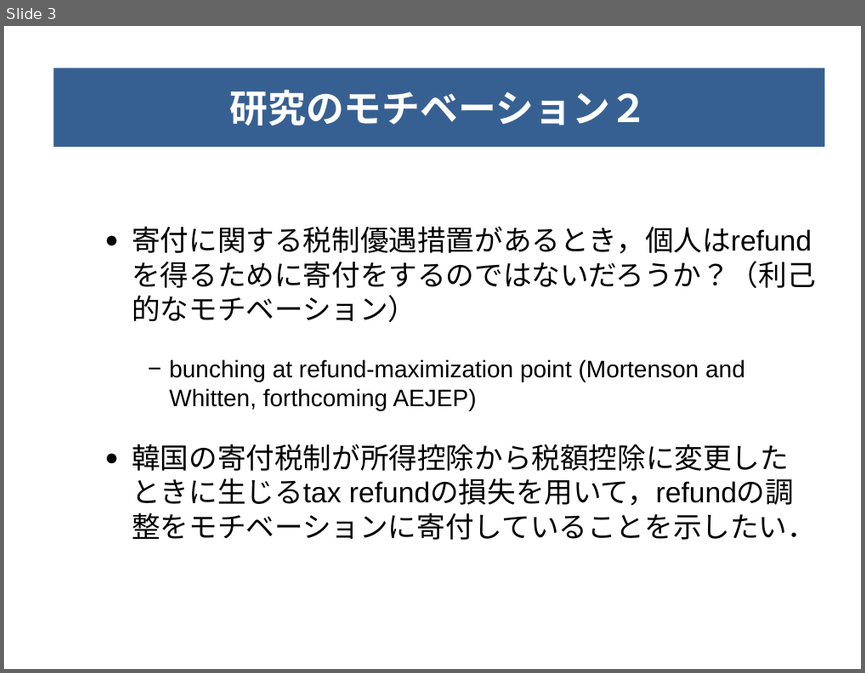
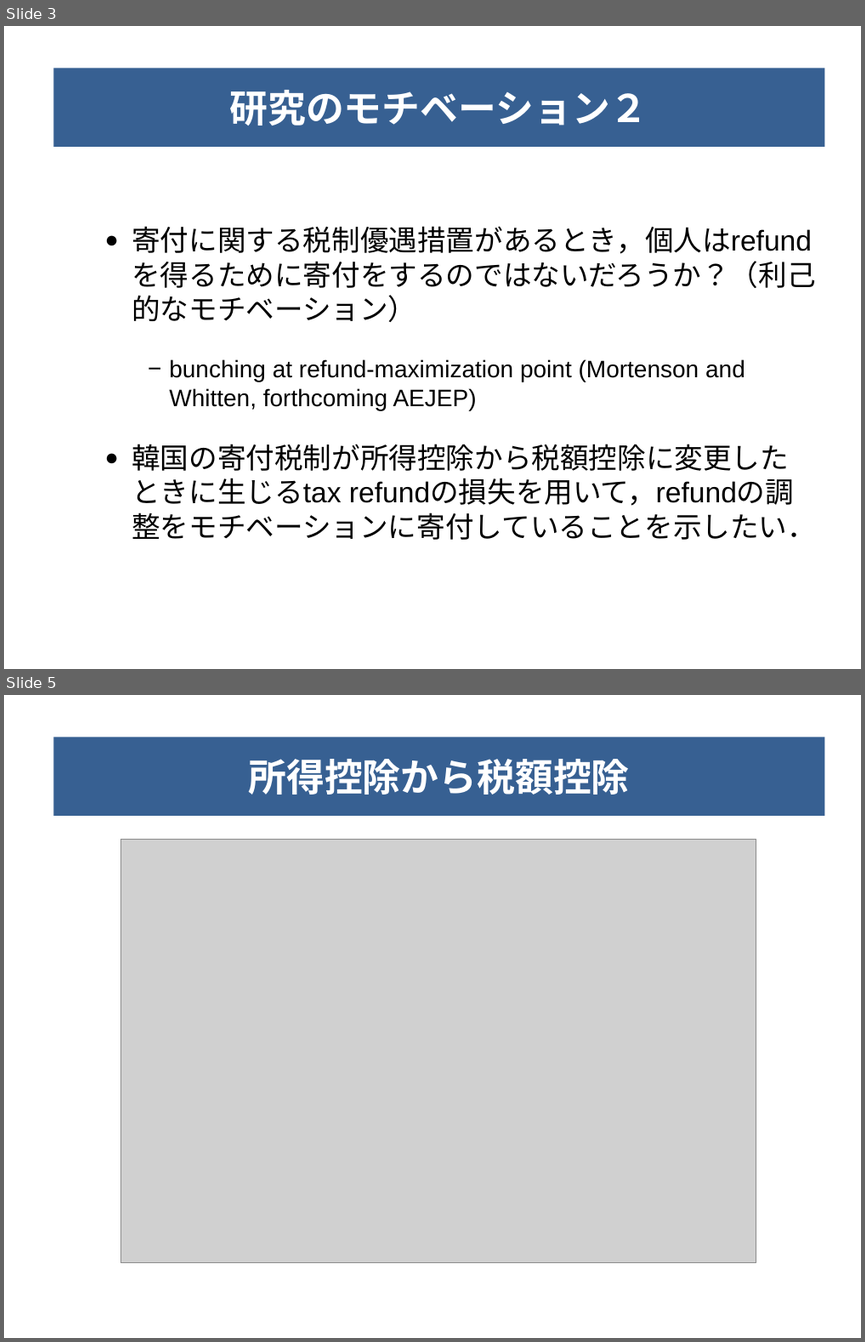
Before and after one commit to KatoPachi/NASTAB, a slide deck: report/200710Meeting.pptx. Shown one above the other, each under a label of ours: slide 3 before the commit, slides 3 and 5 after it; the slides between them are not shown. The pictures are 865x673 and 865x1342 pixels, drawn with LibreOffice and Linux fonts; fonts in the diff are those of the drawing; grey boxes stand for pictures. Boxes give left, top, right and bottom in pixels: in the first picture for what was removed or moved away, otherwise in the second. Text is boxed around its words. In the diff, an @@ line names an element or a change of style, - is before the commit and + after.

```diff
--- a/report/200710Meeting.pptx
+++ b/report/200710Meeting.pptx
@@ slide 5 added at box(4, 695, 861, 1338), background #FFFFFF @@
@@ title added at box(53, 737, 825, 816), fill #376092, 32 pt, text #FFFFFF, bold @@
+所得控除から税額控除
@@ picture added at box(120, 839, 756, 1262) @@
```
Also in this commit, not shown: 8 other slides added, 2 other files.
